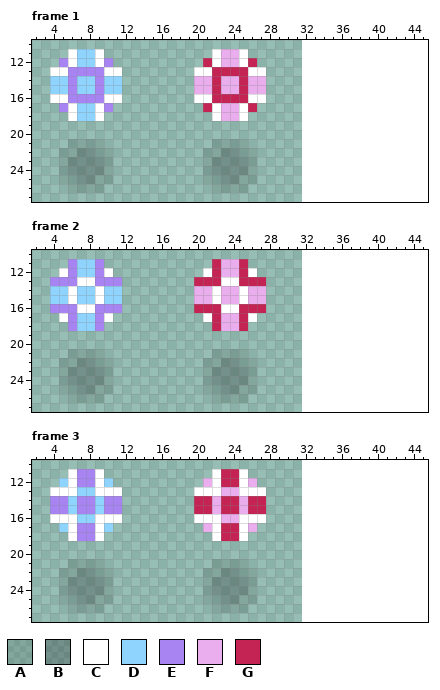
Pixel-art file, stored at ref/gem-1.aseprite. The first picture shows the starting point.
32x32 pixels, 3 frames. Shown: frame 1: x 2..45, y 10..27; frame 2: x 2..45, y 10..27; frame 3: x 2..45, y 10..27. The old version is drawn lined up with the new one, on the new canvas.
Palette (. is transparent): A #00000020  B #0000003c  C #ffffff  D #8fd3ff  E #a884f3  F #eaaded  G #c32454
Pixels before, frame 1, first column x 4:
11 ..CDDC............CFFC..
12 .ECDDCE..........GCFFCG.
13 CCEEEECC........CCGGGGCC
14 DDEDDEDD........FFGFFGFF
15 DDEDDEDD........FFGFFGFF
16 CCEEEECC........CCGGGGCC
17 .ECDDCE..........GCFFCG.
18 ..CDDC............CFFC..
19 ........................
20 ........................
21 ..AAAA............AAAA..
22 .AABBAA..........AABBAA.
23 .ABBBBA..........ABBBBA.
24 .ABBBBA..........ABBBBA.
25 .AABBAA..........AABBAA.
26 ..AAAA............AAAA..
Pixels before, frame 2, first column x 4:
11 ..EDDE............GFFG..
12 .CEDDEC..........CGFFGC.
13 EEECCEEE........GGGCCGGG
14 DDCDDCDD........FFCFFCFF
15 DDCDDCDD........FFCFFCFF
16 EEECCEEE........GGGCCGGG
17 .CEDDEC..........CGFFGC.
18 ..EDDE............GFFG..
19 ........................
20 ........................
21 ..AAAA............AAAA..
22 .AABBAA..........AABBAA.
23 .ABBBBA..........ABBBBA.
24 .ABBBBA..........ABBBBA.
25 .AABBAA..........AABBAA.
26 ..AAAA............AAAA..
Pixels before, frame 3, first column x 4:
11 ..CEEC............CGGC..
12 .DCEECD..........FCGGCF.
13 CCCDDCCC........CCCFFCCC
14 EEDEEDEE........GGFGGFGG
15 EEDEEDEE........GGFGGFGG
16 CCCDDCCC........CCCFFCCC
17 .DCEECD..........FCGGCF.
18 ..CEEC............CGGC..
19 ........................
20 ........................
21 ..AAAA............AAAA..
22 .AABBAA..........AABBAA.
23 .ABBBBA..........ABBBBA.
24 .ABBBBA..........ABBBBA.
25 .AABBAA..........AABBAA.
26 ..AAAA............AAAA..
After the commit:
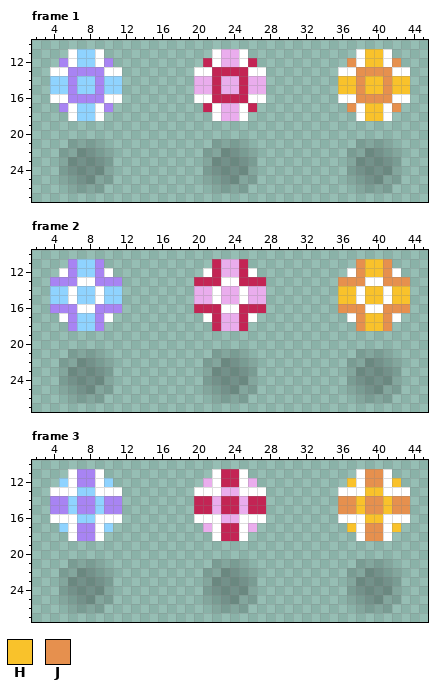
Colours new in this view: H #f9c22b  J #e6904e
Difference:
canvas 32x32 -> 48x32
Frame 1:
Colour A now appears in row 21 at x 38 to 41; in row 22 at x 37 to 38 and 41 to 42; in rows 23 to 24 at x 37 and 42; in row 25 at x 37 to 38 and 41 to 42; in row 26 at x 38 to 41.
Colour B now appears in row 22 at x 39 to 40; in rows 23 to 24 at x 38 to 41; in row 25 at x 39 to 40.
Colour C now appears in rows 11 to 12 at x 38 and 41; in row 13 at x 36 to 37 and 42 to 43; in row 16 at x 36 to 37 and 42 to 43; in rows 17 to 18 at x 38 and 41.
Colour H now appears in rows 11 to 12 at x 39 to 40; in rows 14 to 15 at x 36 to 37, 39 to 40 and 42 to 43; in rows 17 to 18 at x 39 to 40.
Colour J now appears in row 12 at x 37 and 42; in row 13 at x 38 to 41; in rows 14 to 15 at x 38 and 41; in row 16 at x 38 to 41; in row 17 at x 37 and 42.
Frame 2:
Colour A now appears in row 21 at x 38 to 41; in row 22 at x 37 to 38 and 41 to 42; in rows 23 to 24 at x 37 and 42; in row 25 at x 37 to 38 and 41 to 42; in row 26 at x 38 to 41.
Colour B now appears in row 22 at x 39 to 40; in rows 23 to 24 at x 38 to 41; in row 25 at x 39 to 40.
Colour C now appears in row 12 at x 37 and 42; in row 13 at x 39 to 40; in rows 14 to 15 at x 38 and 41; in row 16 at x 39 to 40; in row 17 at x 37 and 42.
Colour H now appears in rows 11 to 12 at x 39 to 40; in rows 14 to 15 at x 36 to 37, 39 to 40 and 42 to 43; in rows 17 to 18 at x 39 to 40.
Colour J now appears in rows 11 to 12 at x 38 and 41; in row 13 at x 36 to 38 and 41 to 43; in row 16 at x 36 to 38 and 41 to 43; in rows 17 to 18 at x 38 and 41.
Frame 3:
Colour A now appears in row 21 at x 38 to 41; in row 22 at x 37 to 38 and 41 to 42; in rows 23 to 24 at x 37 and 42; in row 25 at x 37 to 38 and 41 to 42; in row 26 at x 38 to 41.
Colour B now appears in row 22 at x 39 to 40; in rows 23 to 24 at x 38 to 41; in row 25 at x 39 to 40.
Colour C now appears in rows 11 to 12 at x 38 and 41; in row 13 at x 36 to 38 and 41 to 43; in row 16 at x 36 to 38 and 41 to 43; in rows 17 to 18 at x 38 and 41.
Colour H now appears in row 12 at x 37 and 42; in row 13 at x 39 to 40; in rows 14 to 15 at x 38 and 41; in row 16 at x 39 to 40; in row 17 at x 37 and 42.
Colour J now appears in rows 11 to 12 at x 39 to 40; in rows 14 to 15 at x 36 to 37, 39 to 40 and 42 to 43; in rows 17 to 18 at x 39 to 40.
Boxes around the changes in both pictures, in picture pixels (x1, y1, x2, y2):
added: (338, 49, 410, 193)
added: (338, 259, 410, 403)
added: (338, 469, 410, 613)
